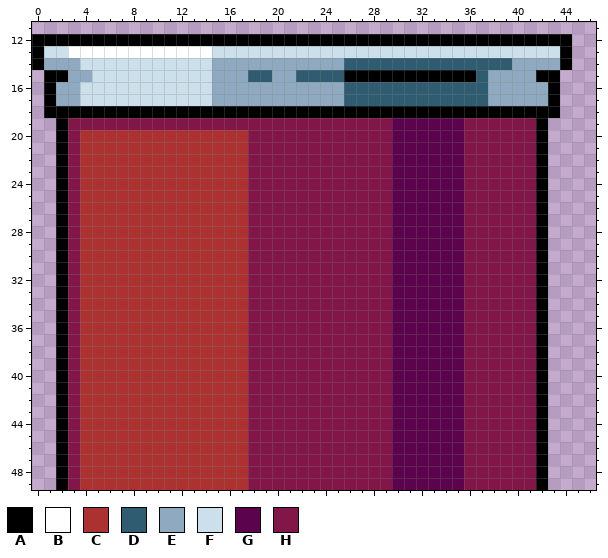
Two states of a pixel-art sprite, img/liquid_tube_top.png. Above, as it was before the edit.
The file is 53x50 pixels. Colours within 5 levels of each other are drawn and written as one. Shown: x 0..46, y 11..49.
Palette (. is transparent): A #000000  B #ffffff  C #ac3232  D #2f5c71  E #8fa9c0  F #cbe0eb  G #5b034d  H #821649
And afterwards:
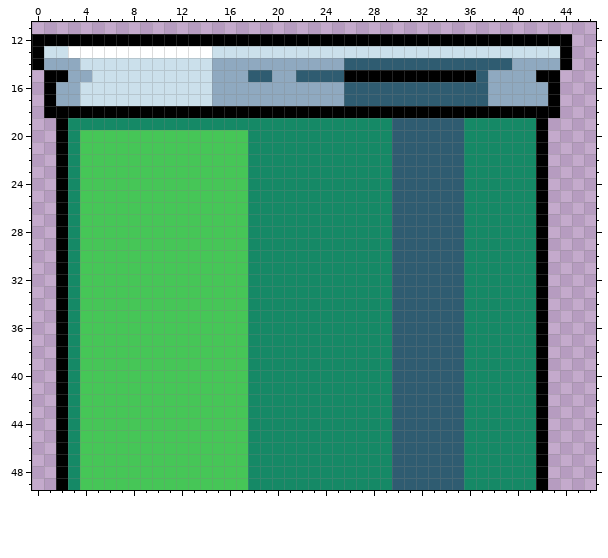
Changes in this commit:
colour C: #ac3232 -> #46c657
colour H: #821649 -> #158966
y 19..49: x 30..35 GGGGGG -> DDDDDD
Boxes around the changes in both pictures, in picture pixels (x1, y1, x2, y2):
changed: (68, 118, 536, 490)
